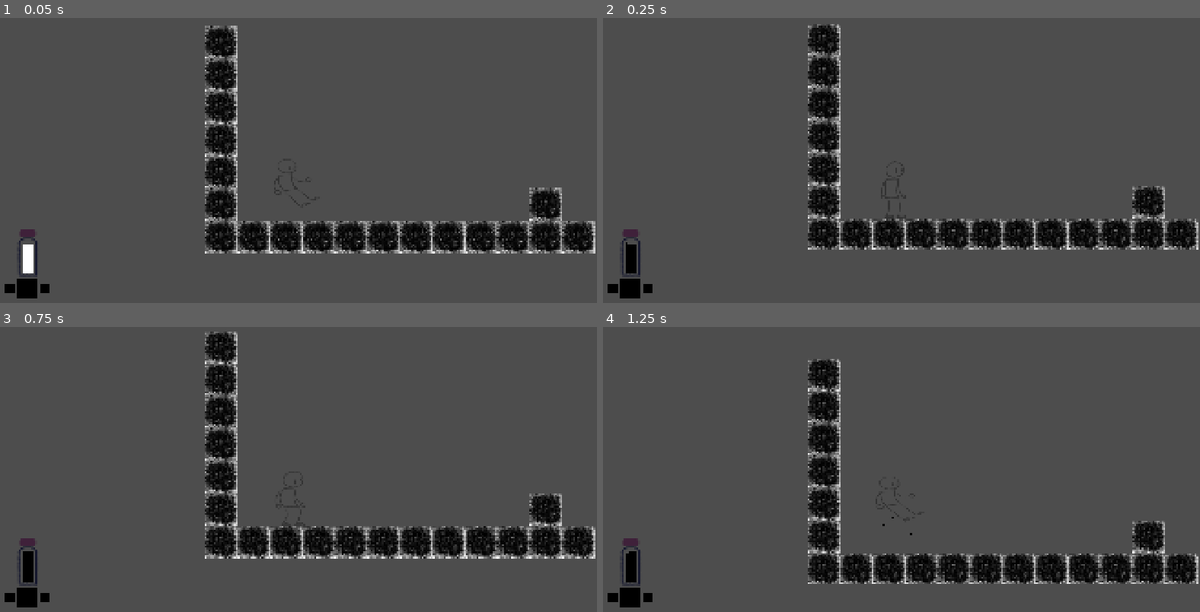
Above: before the commit, frames 1-4 (two rows, left to right).
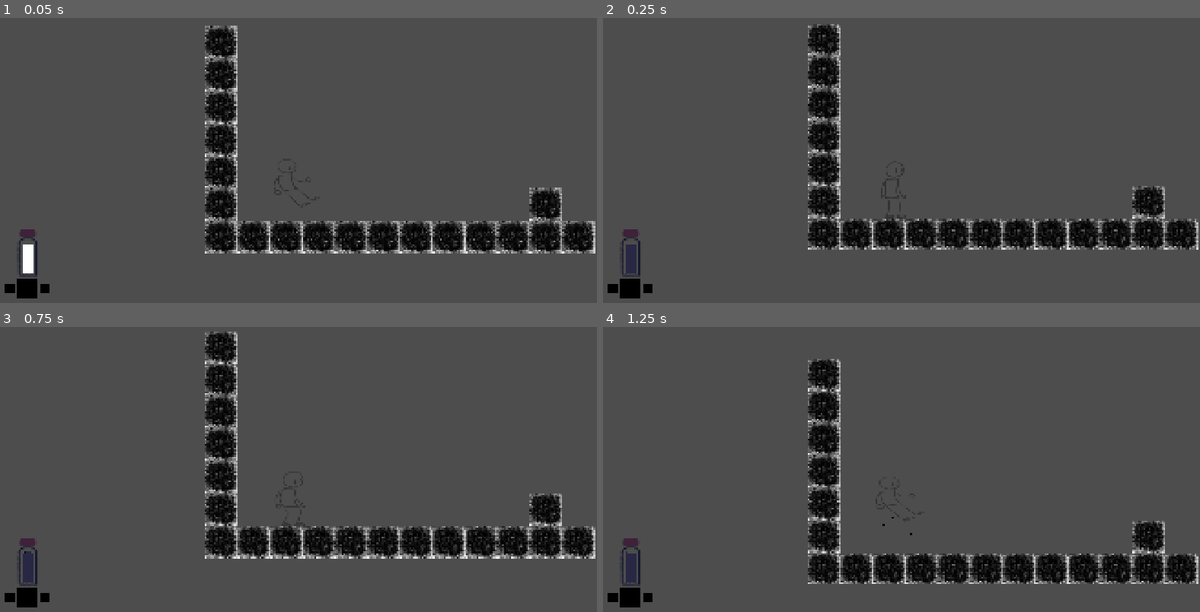
Above: after the commit, the same moments.

Repository: YhagoTomasini/Exlabers_Felpojam_026
Game: Godot game, scene res://Cenas/sala_de_testes.tscn
Two runs of this game, one before a commit and one after it. Both use one fixed random seed, a clock stepped at 60 frames per second and the inputs below. The engine's default icon, where the game draws it, is replaced by a stand-in: a white triangle on a blue panel in a dark square.
Inputs (mouse positions are in pixels of both pictures, inside the frame that each line leads up to):
- Up to frame 1 (0.05 s): no input
- Up to frame 2 (0.25 s): no input
- Up to frame 3 (0.75 s): move the mouse to (423, 435) at 0.52 s; hold E (UI_move_right) from 0.53 s (still down); click (423, 435) at 0.6 s
- Up to frame 4 (1.25 s): keep holding E (UI_move_right); tap Up (ui_up) at 0.77 s

Frame 1 is identical in both runs. In frame 2, 0.2% of the frame differs, in the area x 3-6%, y 78-90%; in frame 3, 0.2%; in frame 4, 0.2%.

Commit message:
coisas inuteis  eu acho bunitinho

Diff:
--- a/felpojams-dos-exlabers/Codigos/ui_tintas.gd
+++ b/felpojams-dos-exlabers/Codigos/ui_tintas.gd
@@ -8,11 +8,13 @@
 @export var icone3 : TextureRect
 
 @export var barra : Sprite2D
+@export var barra2 : Sprite2D
 
 func _ready() -> void:
 	atualizar_tintas()
 	atualizar_barra()
 
+	barra2.self_modulate = Color(0.0, 0.0, 0.0, 1.0)
 #Essa função serve para atualizar a barra de nivel de cada tinta nos carimbos,
 #uma forma visual de mostrar para o player que a tinta esta acabando
 func atualizar_barra():
@@ -22,7 +24,7 @@
 
 	#Sempre que chamado irá verificar qual a tinta atual
 	if Globals.corAtual == 0:
-		barra.self_modulate = Color(0.0, 0.0, 0.0, 1.0)
+		barra.self_modulate = Color(0.157, 0.157, 0.267, 1.0)
 		estoqueAtual = Globals.tanqueTintaPreta
 
 	elif Globals.corAtual == 2:
@@ -39,6 +41,7 @@
 
 	#e escala ela baseado no maximo que teria de tinta e a quantidadde de tinta atual
 	barra.scale.y = (estoqueAtual / Globals.maxTanque)*1.5
+	barra2.scale.y = (estoqueAtual / Globals.maxTanque)*1.5
 
 	print(Globals.barraEstoqueSize)
 
--- a/felpojams-dos-exlabers/Prefabs/ui_tintas.tscn
+++ b/felpojams-dos-exlabers/Prefabs/ui_tintas.tscn
@@ -1,19 +1,26 @@
-[gd_scene load_steps=7 format=3 uid="uid://co1uo20k2ecem"]
+[gd_scene load_steps=8 format=3 uid="uid://co1uo20k2ecem"]
 
 [ext_resource type="Texture2D" uid="uid://c131j4cd1l0pp" path="res://icon.svg" id="1_8xrun"]
 [ext_resource type="Script" uid="uid://btslllw50g2d2" path="res://Codigos/ui_tintas.gd" id="1_y871h"]
-[ext_resource type="Shader" uid="uid://c8e2ftnoacjtm" path="res://new_shader.gdshader" id="3_badn5"]
+[ext_resource type="Shader" uid="uid://dirjjsfbncuwq" path="res://Temas_UI/ui_tintas.gdshader" id="2_mpdm0"]
 [ext_resource type="Texture2D" uid="uid://dfxsbrknioce6" path="res://Imagens/quadradoBranco.png" id="4_badn5"]
 [ext_resource type="Texture2D" uid="uid://cr40m0tkcqujp" path="res://Imagens/UI/frasco_preto.png" id="4_mpdm0"]
 
+[sub_resource type="ShaderMaterial" id="ShaderMaterial_tmomi"]
+shader = ExtResource("2_mpdm0")
+shader_parameter/progress = 0.0550000026125
+shader_parameter/wave_strength = 3.0
+shader_parameter/wave_speed = -4.0
+shader_parameter/wave_frequency = 3.0
+
 [sub_resource type="ShaderMaterial" id="ShaderMaterial_mpdm0"]
-shader = ExtResource("3_badn5")
-shader_parameter/progress = 0.0400000019
-shader_parameter/wave_strength = 3.33
-shader_parameter/wave_speed = -3.0
-shader_parameter/wave_frequency = 2.0
+shader = ExtResource("2_mpdm0")
+shader_parameter/progress = 0.0550000026125
+shader_parameter/wave_strength = 3.0
+shader_parameter/wave_speed = 4.0
+shader_parameter/wave_frequency = 3.0
 
-[node name="UI_Tintas" type="Control" node_paths=PackedStringArray("icone1", "icone2", "icone3", "barra")]
+[node name="UI_Tintas" type="Control" node_paths=PackedStringArray("icone1", "icone2", "icone3", "barra", "barra2")]
 layout_mode = 3
 anchors_preset = 2
 anchor_top = 1.0
@@ -28,6 +35,14 @@
 icone2 = NodePath("IconeTSelecionada")
 icone3 = NodePath("IconeT22")
 barra = NodePath("BarraTanque")
+barra2 = NodePath("Sprite2D")
+
+[node name="Sprite2D" type="Sprite2D" parent="."]
+material = SubResource("ShaderMaterial_tmomi")
+position = Vector2(104, -98)
+scale = Vector2(0.6, 1.5)
+texture = ExtResource("4_badn5")
+offset = Vector2(0, -32)
 
 [node name="BarraTanque" type="Sprite2D" parent="."]
 material = SubResource("ShaderMaterial_mpdm0")
--- a/felpojams-dos-exlabers/Temas_UI/f.svg
+++ /dev/null
@@ -1 +0,0 @@
-<svg xmlns="http://www.w3.org/2000/svg" width="128" height="128"><rect width="124" height="124" x="2" y="2" fill="#363d52" stroke="#212532" stroke-width="4" rx="14"/><g fill="#fff" transform="translate(12.322 12.322)scale(.101)"><path d="M105 673v33q407 354 814 0v-33z"/><path fill="#478cbf" d="m105 673 152 14q12 1 15 14l4 67 132 10 8-61q2-11 15-15h162q13 4 15 15l8 61 132-10 4-67q3-13 15-14l152-14V427q30-39 56-81-35-59-83-108-43 20-82 47-40-37-88-64 7-51 8-102-59-28-123-42-26 43-46 89-49-7-98 0-20-46-46-89-64 14-123 42 1 51 8 102-48 27-88 64-39-27-82-47-48 49-83 108 26 42 56 81zm0 33v39c0 276 813 276 814 0v-39l-134 12-5 69q-2 10-14 13l-162 11q-12 0-16-11l-10-65H446l-10 65q-4 11-16 11l-162-11q-12-3-14-13l-5-69z"/><path d="M483 600c0 34 58 34 58 0v-86c0-34-58-34-58 0z"/><circle cx="725" cy="526" r="90"/><circle cx="299" cy="526" r="90"/></g><g fill="#414042" transform="translate(12.322 12.322)scale(.101)"><circle cx="307" cy="532" r="60"/><circle cx="717" cy="532" r="60"/></g></svg>
Not shown, removed: felpojams-dos-exlabers/Temas_UI/f.svg.import
Not shown, added: felpojams-dos-exlabers/Temas_UI/ui_tintas.gdshader.uid
Not shown, removed: felpojams-dos-exlabers/new_shader.gdshader.uid
